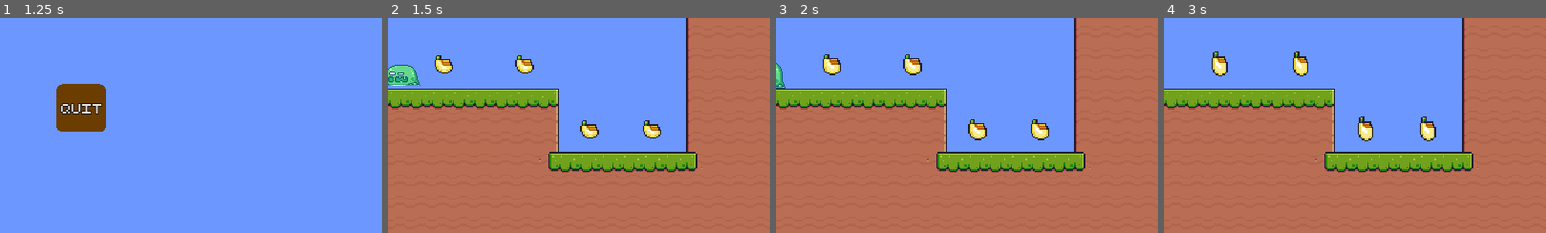
Above: before the commit, frames 1-4 (left to right).
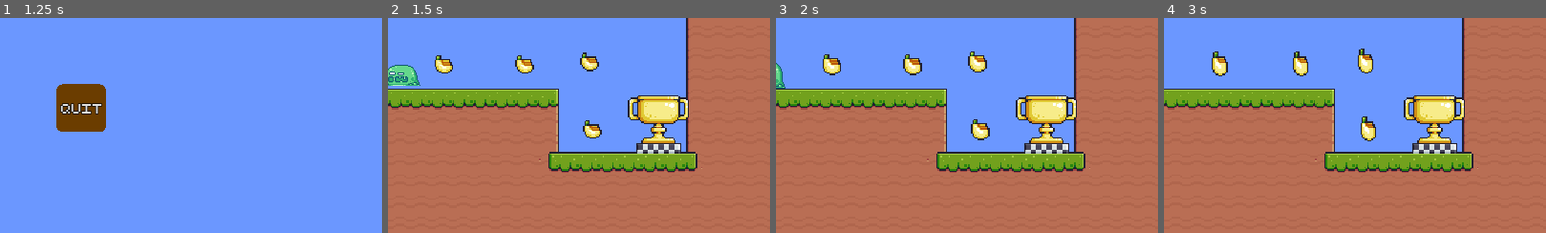
Above: after the commit, the same moments.

Repository: SudoLudens/Simple-Platformer
Game: Godot game, scene res://scenes/game/main.tscn
Same seed, same stepped clock (60 frames per second), same inputs: the game is played once before the commit and once after it.
Inputs (mouse positions are % of the whole screen's width and height, from its top left):
- Up to frame 1 (1.25 s): move the mouse to (72, 45) at 0.52 s; hold D (move_right) from 0.53 s (still down); tap F (action) at 0.6 s; click (72, 45) at 0.67 s; tap Space (jump) at 0.77 s
- Up to frame 2 (1.5 s): release D (move_right) at 1.25 s; click "start" at 1.25 s
- Up to frame 3 (2 s): no input
- Up to frame 4 (3 s): move the mouse to (30, 55) at 2.02 s; hold D (move_right) 2.03-2.78 s; tap F (action) at 2.1, 2.85 s; tap Space (jump) at 2.27 s; move the mouse to (60, 28) at 2.77 s; hold A (move_left) from 2.78 s (still down)
The pictures show only the part of the screen within x 50-100%, y 50-100%; the shares and areas given below are measured in that part.

Frame 1 is identical in both runs. In frame 2, 3.4% of the frame differs, in the area x 50-79%, y 16-64%; in frame 3, 3.6%; in frame 4, 3.6%, in the area x 50-79%, y 14-64%.

Commit message:
Level Manager functional
LevelManager Autoload includes next_level() method.

Set level references directly in LevelManager.gd.

Diff:
--- a/autoloads/level_manager.gd
+++ b/autoloads/level_manager.gd
@@ -1,7 +1,29 @@
 extends Node
 
+@export_file("*.tscn") var main_menu = "res://scenes/levels/menu_main.tscn"
 @export_file("*.tscn") var first_level = "res://scenes/levels/lvl_demo.tscn"
+@export_file("*.tscn") var second_level = "res://scenes/levels/lvl_demo.tscn"
+@export_file("*.tscn") var third_level = "res://scenes/levels/lvl_demo.tscn"
+@export_file("*.tscn") var fourth_level = "res://scenes/levels/lvl_demo.tscn"
+@export_file("*.tscn") var fifth_level = "res://scenes/levels/lvl_demo.tscn"
+
+var level_list = [
+	main_menu,
+	first_level,
+	second_level,
+	third_level,
+	fourth_level,
+	fifth_level,
+]
+
+var current_level_index: int = 0
 
 
-func change_level(target_level):
+func change_level_to_target(target_level):
 	get_tree().change_scene_to_file(target_level)
+	print("Switching to " + target_level)
+
+
+func next_level():
+	current_level_index = (current_level_index + 1) % level_list.size()
+	get_tree().change_scene_to_file(level_list[current_level_index])
--- a/scenes/checkpoints/ending.gd
+++ b/scenes/checkpoints/ending.gd
@@ -2,4 +2,10 @@
 
 
 func _on_body_entered(body):
-	print(body)
+	if body.is_in_group("player"):
+		level_finished()
+
+
+func level_finished():
+	print("level finished")
+	LevelManager.next_level()
--- a/scenes/levels/lvl_demo.tscn
+++ b/scenes/levels/lvl_demo.tscn
@@ -7,6 +7,7 @@
 [ext_resource type="PackedScene" uid="uid://dfwc12lhldld6" path="res://scenes/pickups/banana.tscn" id="5_72u6w"]
 [ext_resource type="PackedScene" uid="uid://dn1q3ktbqdnoy" path="res://scenes/camera/simple_camera_2d.tscn" id="6_7vsgk"]
 [ext_resource type="PackedScene" uid="uid://cids43e5xj1qi" path="res://scenes/ui/score_ui.tscn" id="7_jks5d"]
+[ext_resource type="PackedScene" uid="uid://dcyg14xu7vq4b" path="res://scenes/checkpoints/ending.tscn" id="8_yhxmo"]
 
 [sub_resource type="Gradient" id="Gradient_e40dl"]
 colors = PackedColorArray(0.419608, 0.592157, 1, 1, 0.419608, 0.592157, 1, 1)
@@ -33,6 +34,30 @@
 [node name="Slime" parent="." instance=ExtResource("3_nql3v")]
 position = Vector2(554, 541)
 
+[node name="SimpleCamera2D" parent="." instance=ExtResource("6_7vsgk")]
+position = Vector2(632, 512)
+sync_limit_left = true
+sync_limit_right = true
+
+[node name="LimitTop" parent="SimpleCamera2D/MarkerContainer" index="0"]
+position = Vector2(496, 278)
+
+[node name="LimitBottom" parent="SimpleCamera2D/MarkerContainer" index="1"]
+position = Vector2(480, 624)
+
+[node name="LimitLeft" parent="SimpleCamera2D/MarkerContainer" index="2"]
+position = Vector2(272, 512)
+
+[node name="LimitRight" parent="SimpleCamera2D/MarkerContainer" index="3"]
+position = Vector2(832, 512)
+
+[node name="UI" type="Node" parent="."]
+
+[node name="ScoreUI" parent="UI" instance=ExtResource("7_jks5d")]
+
+[node name="Ending" parent="." instance=ExtResource("8_yhxmo")]
+position = Vector2(748, 590)
+
 [node name="Player" parent="." instance=ExtResource("4_7to52")]
 position = Vector2(368, 600)
 move_speed = 150.0
@@ -58,30 +83,9 @@
 position = Vector2(647, 548)
 
 [node name="Banana7" parent="Pickups" instance=ExtResource("5_72u6w")]
-position = Vector2(696, 597)
+position = Vector2(696, 546)
 
 [node name="Banana8" parent="Pickups" instance=ExtResource("5_72u6w")]
-position = Vector2(743, 597)
-
-[node name="SimpleCamera2D" parent="." instance=ExtResource("6_7vsgk")]
-position = Vector2(632, 512)
-sync_limit_left = true
-sync_limit_right = true
-
-[node name="LimitTop" parent="SimpleCamera2D/MarkerContainer" index="0"]
-position = Vector2(496, 278)
-
-[node name="LimitBottom" parent="SimpleCamera2D/MarkerContainer" index="1"]
-position = Vector2(480, 624)
-
-[node name="LimitLeft" parent="SimpleCamera2D/MarkerContainer" index="2"]
-position = Vector2(272, 512)
-
-[node name="LimitRight" parent="SimpleCamera2D/MarkerContainer" index="3"]
-position = Vector2(832, 512)
-
-[node name="UI" type="Node" parent="."]
-
-[node name="ScoreUI" parent="UI" instance=ExtResource("7_jks5d")]
+position = Vector2(698, 597)
 
 [editable path="SimpleCamera2D"]
--- a/scenes/levels/menu_main.gd
+++ b/scenes/levels/menu_main.gd
@@ -27,11 +27,14 @@
 
 
 func on_start_button_pressed():
-	LevelManager.change_level(LevelManager.first_level)
+	LevelManager.next_level()
+
+
+func on_quit_button_pressed():
+	get_tree().quit()
 
 
 func skip_intro():
 	if !intro_has_been_skipped:
-		# Skip intro animation to end
 		animation_player.advance(animation_end_time)
 		intro_has_been_skipped = true
--- a/scenes/levels/menu_main.tscn
+++ b/scenes/levels/menu_main.tscn
@@ -165,3 +165,4 @@
 }
 
 [connection signal="pressed" from="ButtonsHBox/StartButton" to="." method="on_start_button_pressed"]
+[connection signal="pressed" from="ButtonsHBox/QuitButton" to="." method="on_quit_button_pressed"]
Not shown: 1 places in scenes/levels/lvl_demo.tscn that only renumber resources
